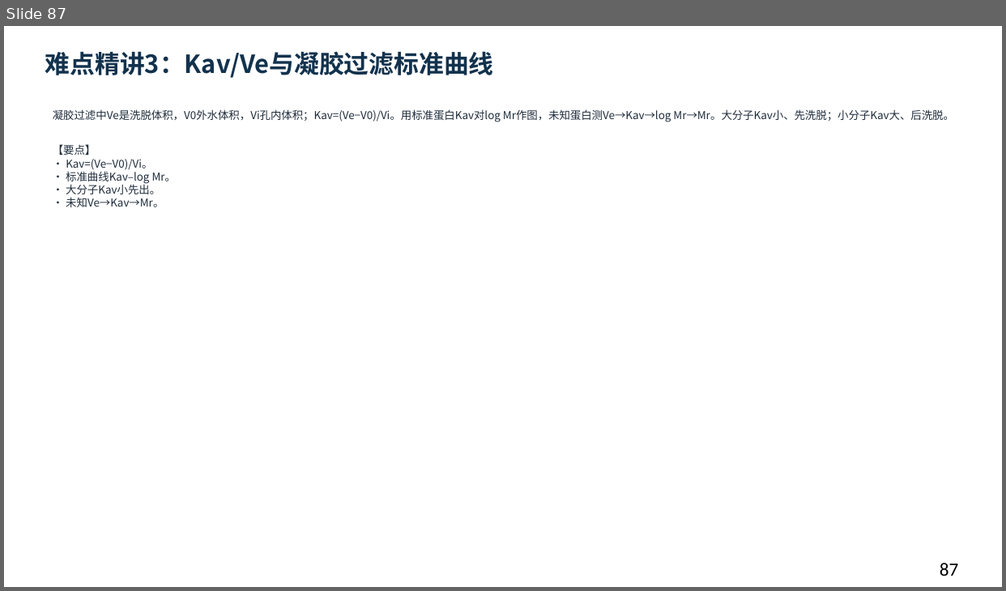
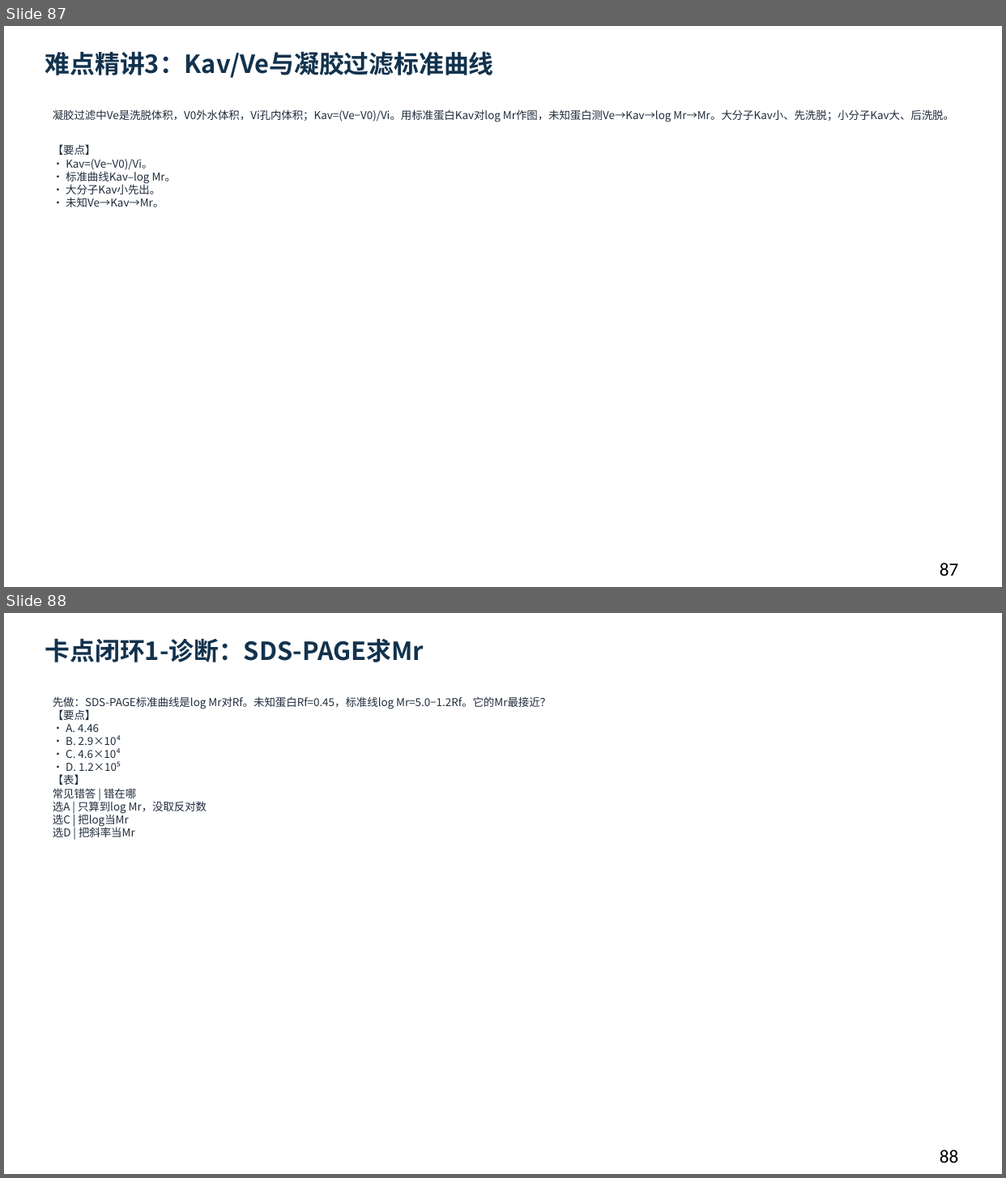
Before and after one commit to newkan-li/Biochemistry, a slide deck: downloads/bc05-ai-style.pptx. Shown one above the other, each under a label of ours: slide 87 before the commit, slides 87 and 88 after it. The pictures are 1006x591 and 1006x1178 pixels, drawn with LibreOffice and Linux fonts; fonts in the diff are those of the drawing. Boxes give left, top, right and bottom in pixels: in the first picture for what was removed or moved away, otherwise in the second. Text is boxed around its words. In the diff, an @@ line names an element or a change of style, - is before the commit and + after.

```diff
--- a/downloads/bc05-ai-style.pptx
+++ b/downloads/bc05-ai-style.pptx
@@ slide 88 added at bbox=[4, 613, 1002, 1174], background #FFFFFF @@
@@ text added at bbox=[45, 638, 424, 662], 24 pt, text #12324D, bold @@
+卡点闭环1-诊断：SDS-PAGE求Mr
@@ text added at bbox=[53, 696, 551, 837], 10.5 pt, text #202D3C @@
+先做：SDS-PAGE标准曲线是log Mr对Rf。未知蛋白Rf=0.45，标准线log Mr=5.0−1.2Rf。它的Mr最接近？
+【要点】
+• A. 4.46
+• B. 2.9×10⁴
+• C. 4.6×10⁴
+• D. 1.2×10⁵
+【表】
+常见错答 | 错在哪
+选A | 只算到log Mr，没取反对数
+选C | 把log当Mr
+选D | 把斜率当Mr
@@ text added at bbox=[940, 1150, 958, 1163], 18 pt, text #000000 @@
+88
```
Also in this commit, not shown: 1 slide changed, 11 other slides added, 18 other files.
